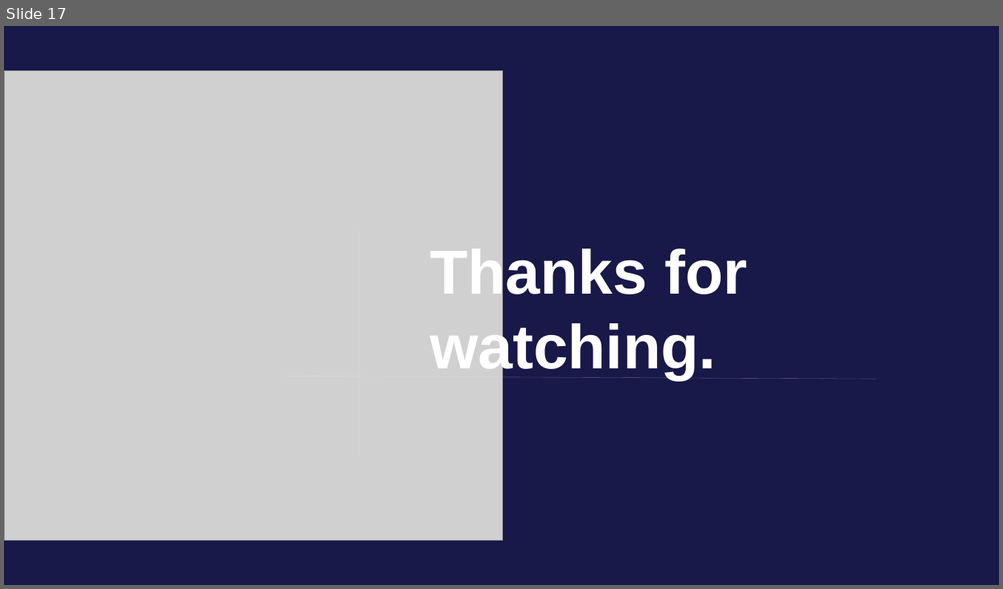
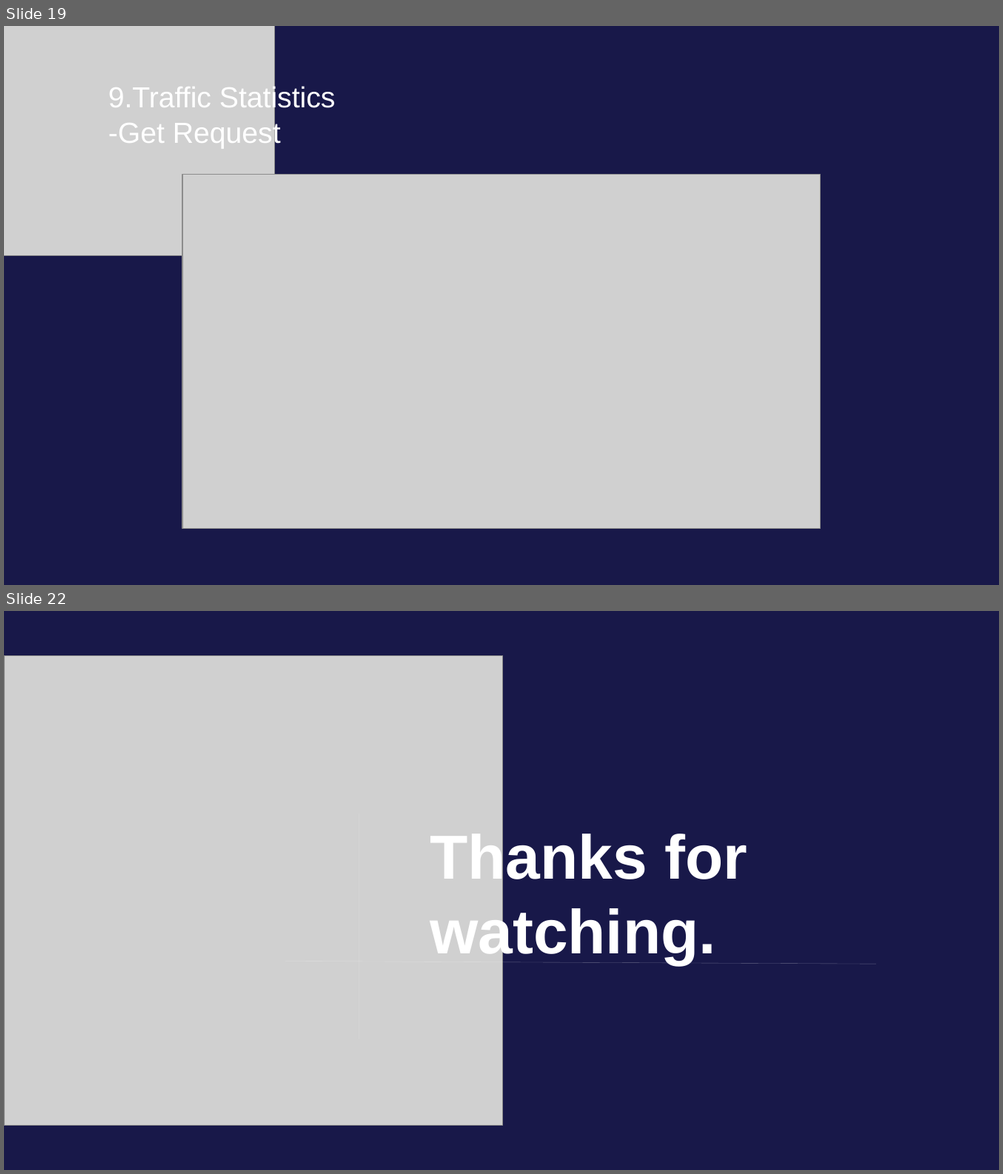
Before and after one commit to LZPMPC005L/Vehicle-management, a slide deck: Vehicle management.pptx. Shown one above the other, each under a label of ours: slide 17 before the commit, slides 19 and 22 after it; the slides between them are not shown. The pictures are 1003x589 and 1003x1174 pixels, drawn with LibreOffice and Linux fonts; fonts in the diff are those of the drawing; grey boxes stand for pictures. Boxes give left, top, right and bottom in pixels: in the first picture for what was removed or moved away, otherwise in the second. Text is boxed around its words. In the diff, an @@ line names an element or a change of style, - is before the commit and + after.

```diff
--- a/Vehicle management.pptx
+++ b/Vehicle management.pptx
@@ slide 19 added at (4, 26, 999, 585), background #181849 @@
@@ picture added at (4, 26, 275, 256) @@
@@ text added at (108, 85, 336, 149), 28 pt, text #FFFFFF @@
+9.Traffic Statistics
+-Get Request
@@ picture added at (182, 175, 820, 529) @@
@@ what was slide 17 is now slide 22 @@
```
Also in this commit, not shown: 5 slides changed, 14 other slides added, 10 slides removed, 12 other files.
